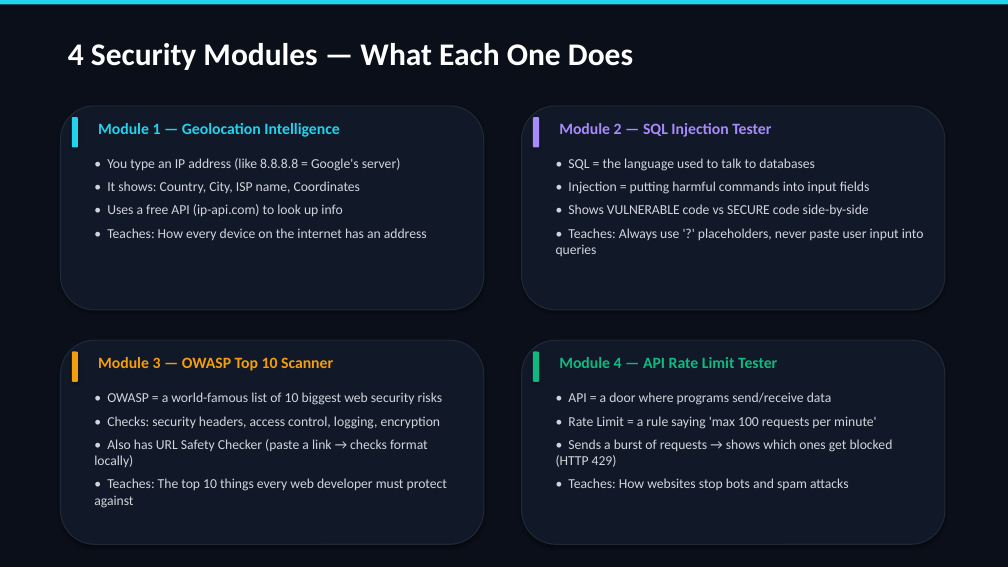
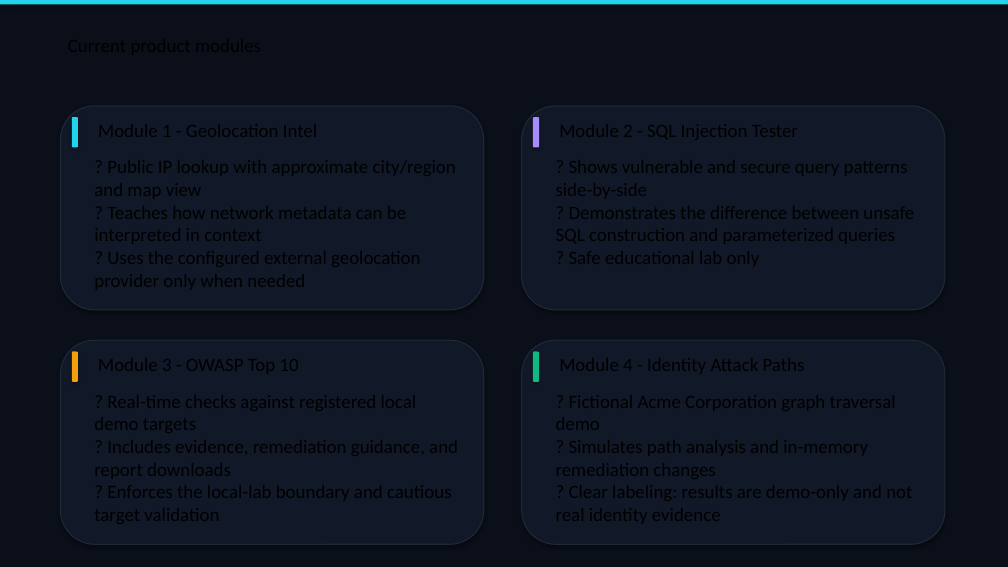
Before and after one commit to LAKSHMAN-26/omniSec-Analyzer, a slide deck: slide 3 of Omnisec-Analyzer-Presentation.pptx. Drawn at 1008x567 pixels with LibreOffice and Linux fonts; fonts in the diff are those of the drawing. Boxes give left, top, right and bottom in pixels: in the first picture for what was removed or moved away, otherwise in the second. Text is boxed around its words. In the diff, an @@ line names an element or a change of style, - is before the commit and + after.

```diff
--- a/Omnisec-Analyzer-Presentation.pptx
+++ b/Omnisec-Analyzer-Presentation.pptx
@@ text removed at <box>68,43,633,70</box> @@
-4 Security Modules — What Each One Does
@@ text removed at <box>98,123,339,137</box> @@
-Module 1 — Geolocation Intelligence
@@ text removed at <box>559,123,771,137</box> @@
-Module 2 — SQL Injection Tester
@@ text removed at <box>107,158,427,240</box> @@
-• You type an IP address (like 8.8.8.8 = Google's server)
-• It shows: Country, City, ISP name, Coordinates
-• Uses a free API (ip-api.com) to look up info
-• Teaches: How every device on the internet has an address
@@ text removed at <box>556,158,924,256</box> @@
-• SQL = the language used to talk to databases
-• Injection = putting harmful commands into input fields
-• Shows VULNERABLE code vs SECURE code side-by-side
-• Teaches: Always use '?' placeholders, never paste user input into queries
@@ text removed at <box>98,357,333,371</box> @@
-Module 3 — OWASP Top 10 Scanner
@@ text removed at <box>559,357,777,368</box> @@
-Module 4 — API Rate Limit Tester
@@ text removed at <box>94,392,447,508</box> @@
-• OWASP = a world-famous list of 10 biggest web security risks
-• Checks: security headers, access control, logging, encryption
-• Also has URL Safety Checker (paste a link → checks format locally)
-• Teaches: The top 10 things every web developer must protect against
@@ text removed at <box>556,392,893,490</box> @@
-• API = a door where programs send/receive data
-• Rate Limit = a rule saying 'max 100 requests per minute'
-• Sends a burst of requests → shows which ones get blocked (HTTP 429)
-• Teaches: How websites stop bots and spam attacks
```
Also in this commit, not shown: 4 other slides changed, 1 slide added, 1 slide removed, 22 other files.
